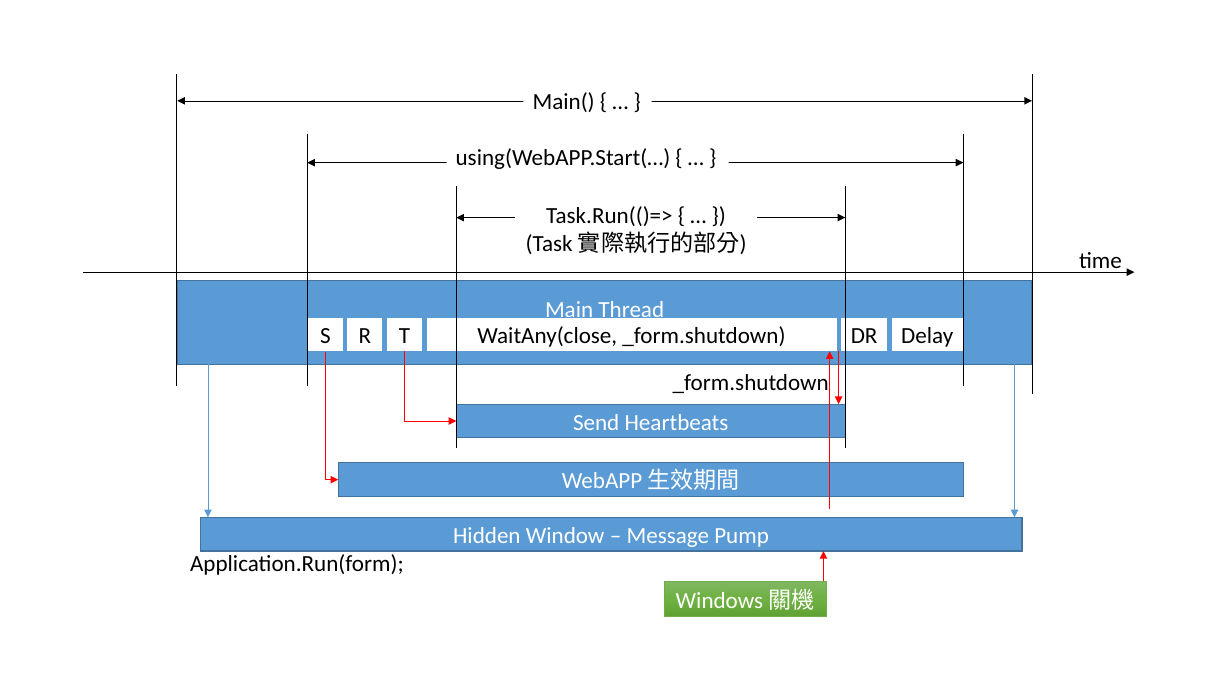
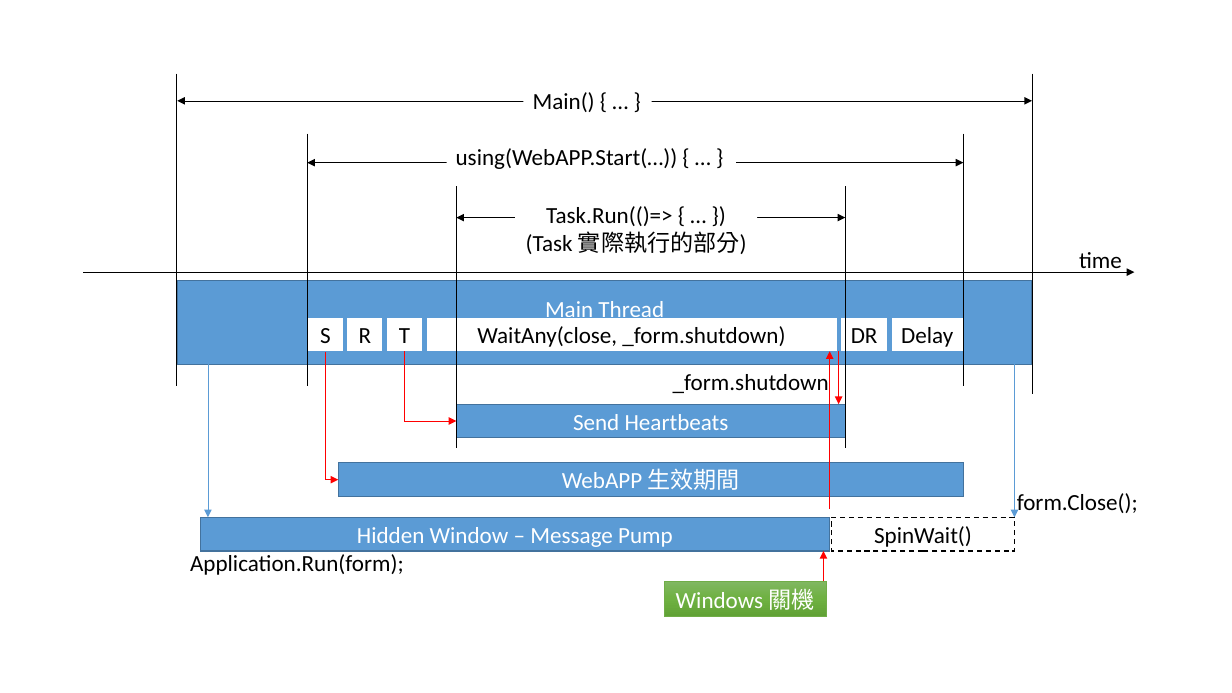
Before and after one commit to andrew0928/columns.chicken-house.net, a slide deck: slide 3 of wp-content/images/2018-05-12-msa-labs2-selfhost/diagram.pptx. Drawn at 1232x693 pixels with LibreOffice and Linux fonts; fonts in the diff are those of the drawing. Boxes give left, top, right and bottom in pixels: in the first picture for what was removed or moved away, otherwise in the second. Text is boxed around its words. In the diff, an @@ line names an element or a change of style, - is before the commit and + after.

```diff
--- a/wp-content/images/2018-05-12-msa-labs2-selfhost/diagram.pptx
+++ b/wp-content/images/2018-05-12-msa-labs2-selfhost/diagram.pptx
@@ text at (456, 148, 678, 169): text changed @@
-using(WebAPP.Start(…) { … }
+using(WebAPP.Start(…)) { … }
@@ text added at (1017, 493, 1138, 513), 18 pt, text #000000 @@
+form.Close();
@@ rectangle "Hidden Window – Message Pump": place and size @@
-rectangle "Hidden Window – Message Pump" at (201, 518, 1022, 551)
+rectangle "Hidden Window – Message Pump" at (201, 518, 830, 551)
@@ rectangle added at (832, 518, 1015, 551), fill #FFFFFF, outline #000000 1 pt dashed, 18 pt, text #000000 @@
+SpinWait()
```
Also in this commit, not shown: 2 other files.
